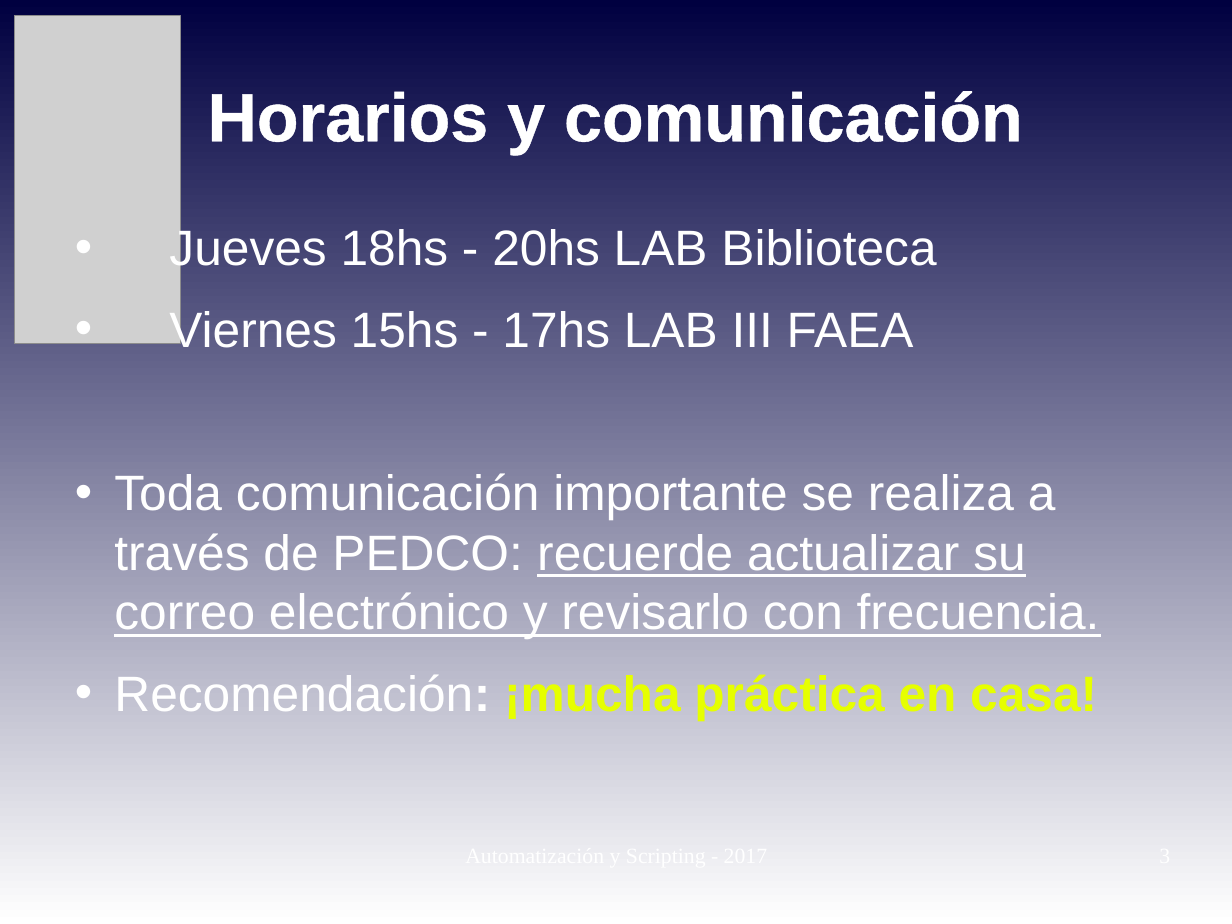
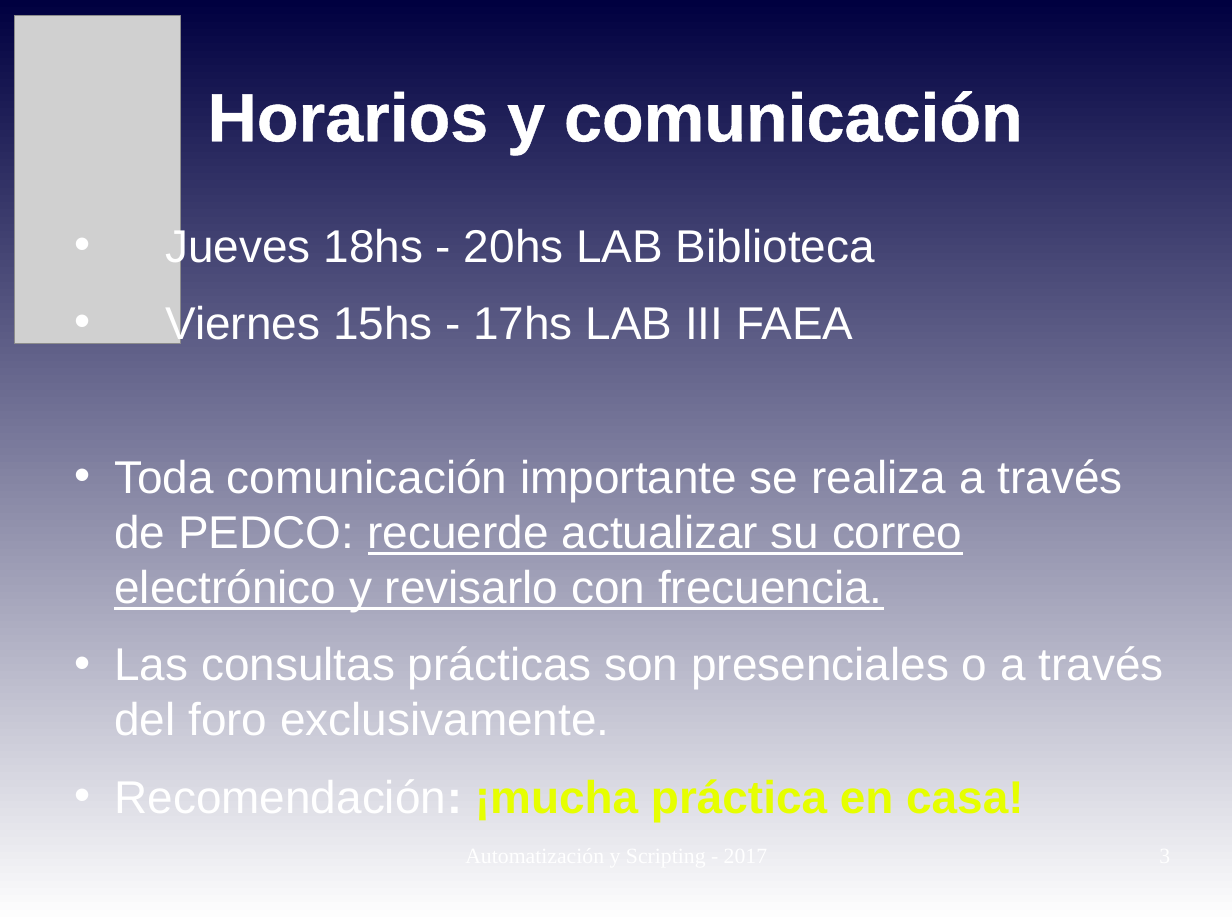
Before and after one commit to niniadcobre/-AutoyScripting, a slide deck: slide 3 of clases/AYS_clase01.odp. Drawn at 1232x924 pixels with LibreOffice and Linux fonts; fonts in the diff are those of the drawing; grey boxes stand for pictures. Boxes give left, top, right and bottom in pixels: in the first picture for what was removed or moved away, otherwise in the second. Text is boxed around its words. In the diff, an @@ line names an element or a change of style, - is before the commit and + after.

```diff
--- a/clases/AYS_clase01.odp
+++ b/clases/AYS_clase01.odp
@@ text at box(114, 226, 1123, 822): size 32 to 29.6 pt in "Jueves 18hs - 20hs LAB Biblioteca", "Viernes 15hs - 17hs LAB III FAEA", "Toda comunicación importante se realiza a través ...", "Recomendación: ¡mucha práctica en casa!" @@
@@ text at box(114, 646, 1163, 735): paragraph added @@
+• Las consultas prácticas son presenciales o a través del foro exclusivamente.
```
Also in this commit, not shown: 4 other slides changed, 3 slides removed, 3 other files.
